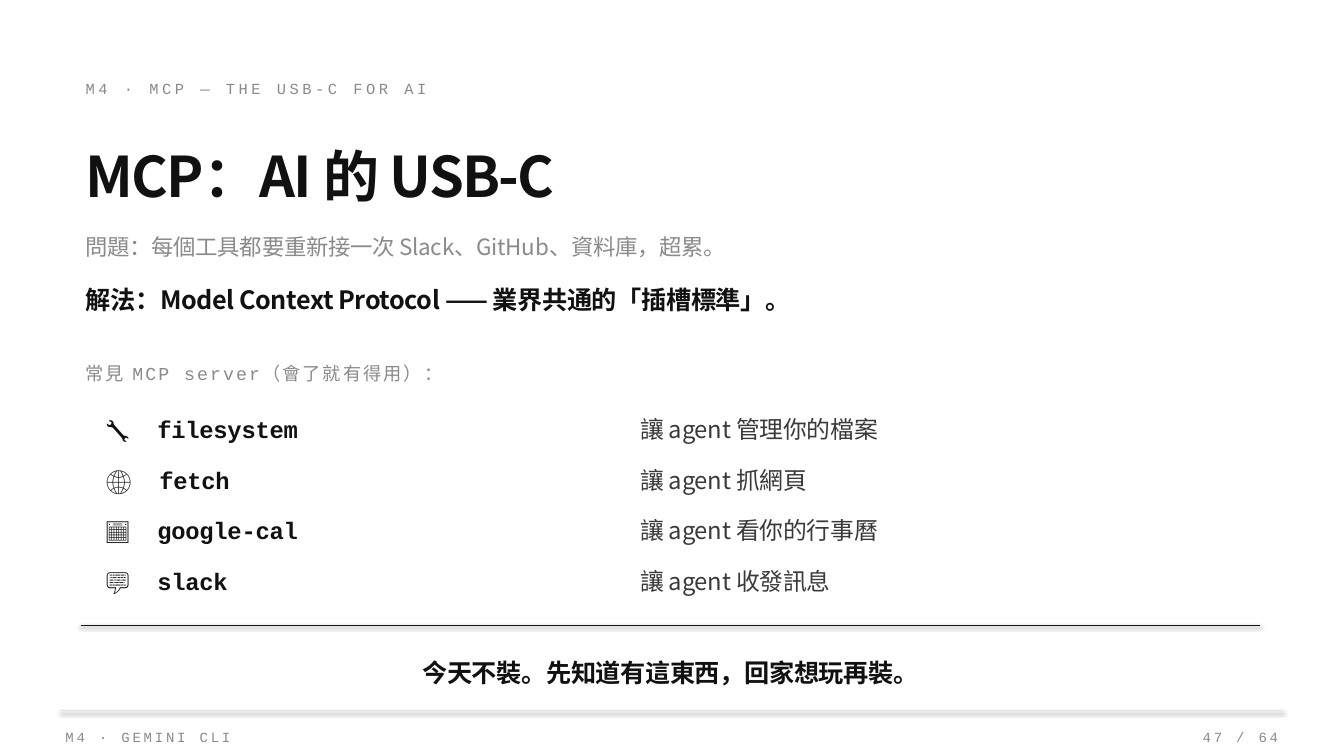
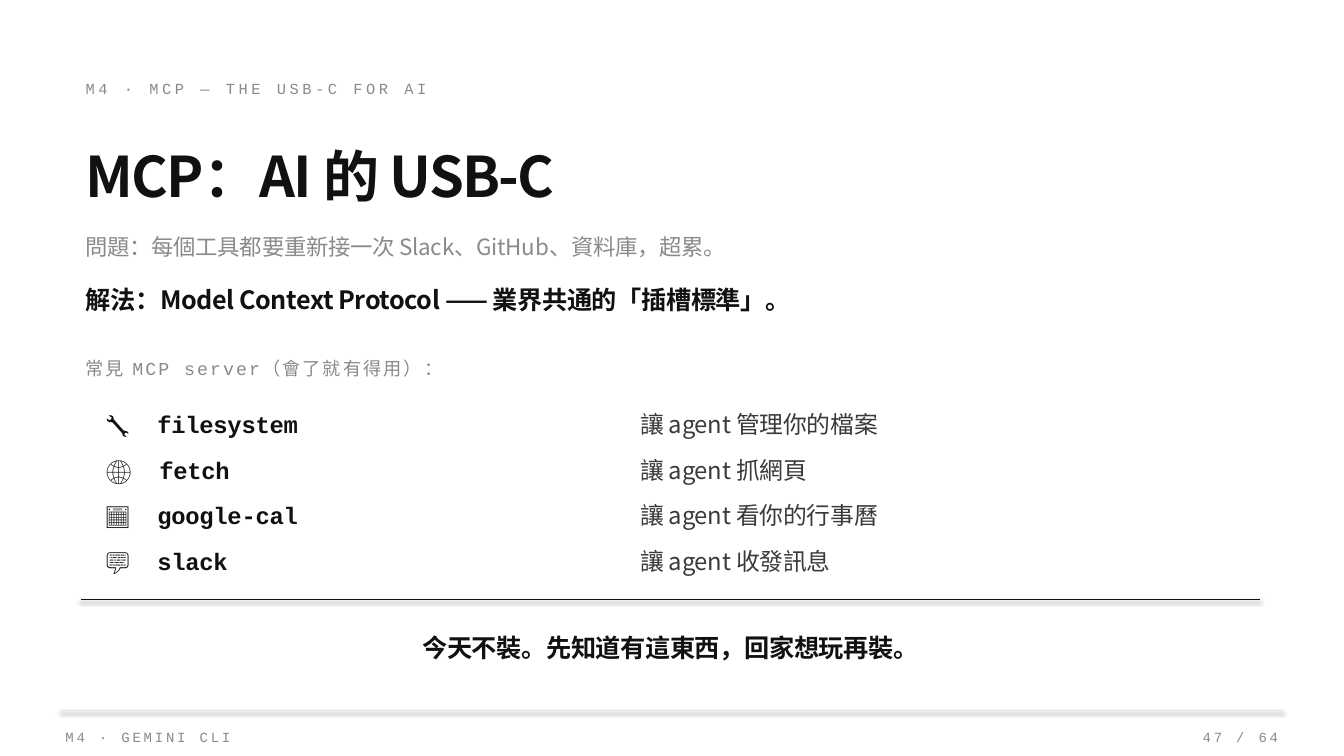
Before and after one commit to Zenobia000/SDD-agent-coding-beginner, a slide deck: slide 47 of class_plan/vibe_coding_workshop.pptx. Drawn at 1344x756 pixels with LibreOffice and Linux fonts; fonts in the diff are those of the drawing. Boxes give left, top, right and bottom in pixels: in the first picture for what was removed or moved away, otherwise in the second. Text is boxed around its words. In the diff, an @@ line names an element or a change of style, - is before the commit and + after.

```diff
--- a/class_plan/vibe_coding_workshop.pptx
+++ b/class_plan/vibe_coding_workshop.pptx
@@ 3 texts: place and size @@
-3 texts at <box>86,364,878,444</box>
+3 texts at <box>86,359,878,439</box>
@@ text "🌐 fetch": place and size @@
-text "🌐 fetch" at <box>159,472,229,490</box>
+text "🌐 fetch" at <box>159,462,229,480</box>
@@ text "讓 agent 抓網頁": place and size @@
-text "讓 agent 抓網頁" at <box>640,469,807,495</box>
+text "讓 agent 抓網頁" at <box>640,459,807,485</box>
@@ text "📅 google-cal": place and size @@
-text "📅 google-cal" at <box>157,522,298,544</box>
+text "📅 google-cal" at <box>157,507,298,529</box>
@@ text "讓 agent 看你的行事曆": place and size @@
-text "讓 agent 看你的行事曆" at <box>640,519,878,545</box>
+text "讓 agent 看你的行事曆" at <box>640,504,878,530</box>
@@ text "💬 slack": place and size @@
-text "💬 slack" at <box>157,572,227,591</box>
+text "💬 slack" at <box>157,552,227,571</box>
@@ text "讓 agent 收發訊息": place and size @@
-text "讓 agent 收發訊息" at <box>640,570,831,596</box>
+text "讓 agent 收發訊息" at <box>640,550,831,575</box>
@@ text "今天不裝。先知道有這東西，回家想玩再裝。": place and size @@
-text "今天不裝。先知道有這東西，回家想玩再裝。" at <box>422,660,918,686</box>
+text "今天不裝。先知道有這東西，回家想玩再裝。" at <box>422,635,918,661</box>
@@ line moved from (81, 625) - (1260, 625) to (81, 600) - (1260, 600) @@
```
Also in this commit, not shown: 2 other slides changed, 1 other file.
